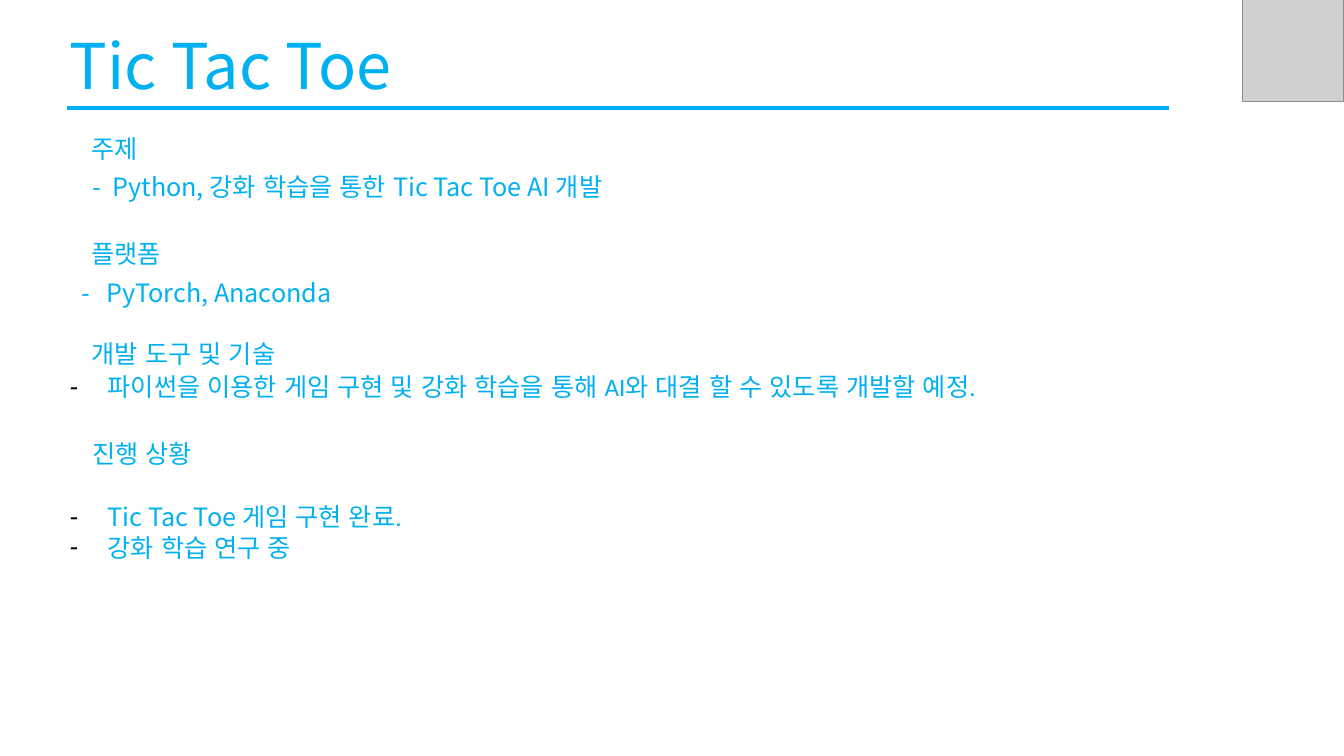
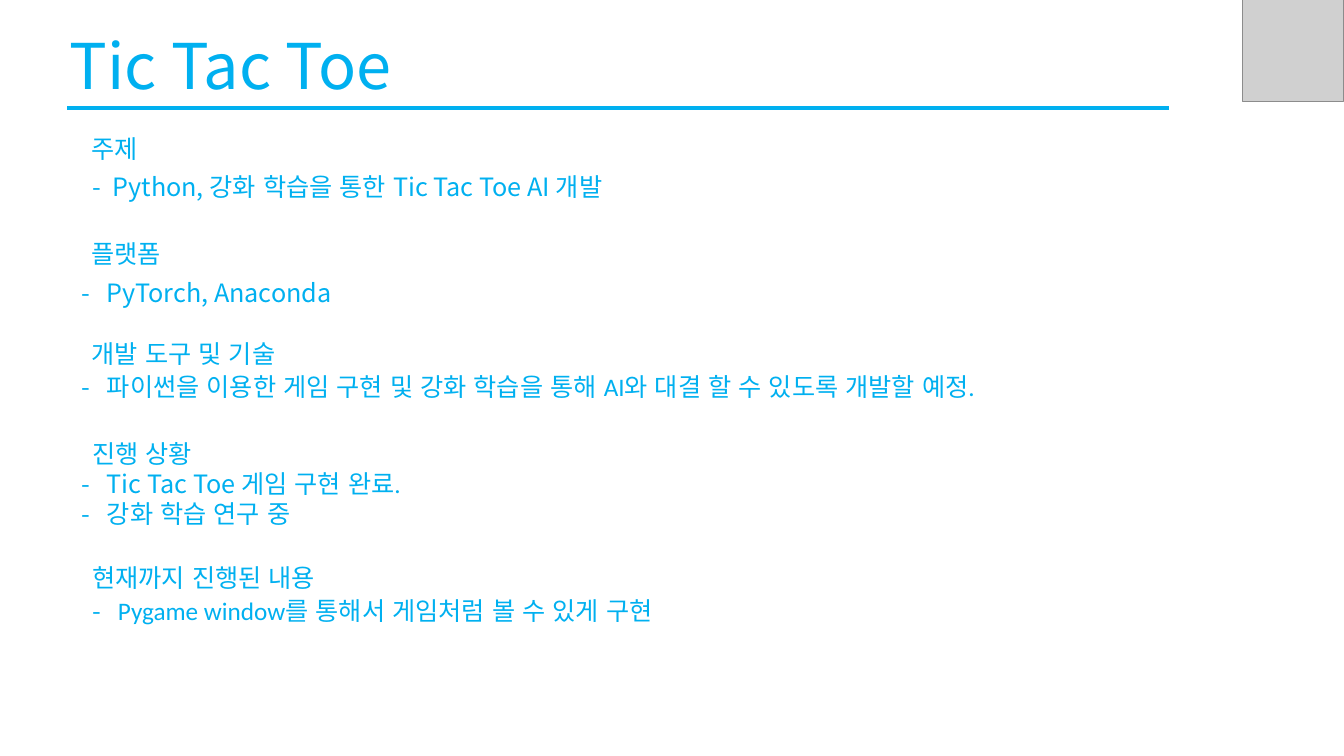
Before and after one commit to owinhun/2022_Caerang, a slide deck: slide 2 of 씨애랑_SW전시회_ppt.pptx. Drawn at 1344x756 pixels with LibreOffice and Linux fonts; fonts in the diff are those of the drawing; grey boxes stand for pictures. Boxes give left, top, right and bottom in pixels: in the first picture for what was removed or moved away, otherwise in the second. Text is boxed around its words. In the diff, an @@ line names an element or a change of style, - is before the commit and + after.

```diff
--- a/씨애랑_SW전시회_ppt.pptx
+++ b/씨애랑_SW전시회_ppt.pptx
@@ text at [92,472,652,625]: text changed @@
-– Tic Tac Toe 게임 구현 완료.
-– 강화 학습 연구 중
+- Tic Tac Toe 게임 구현 완료.
+- 강화 학습 연구 중
+현재까지 진행된 내용
+- Pygame window를 통해서 게임처럼 볼 수 있게 구현
```
Also in this commit, not shown: 3 other slides changed, 2 slides added, 1 other file.
